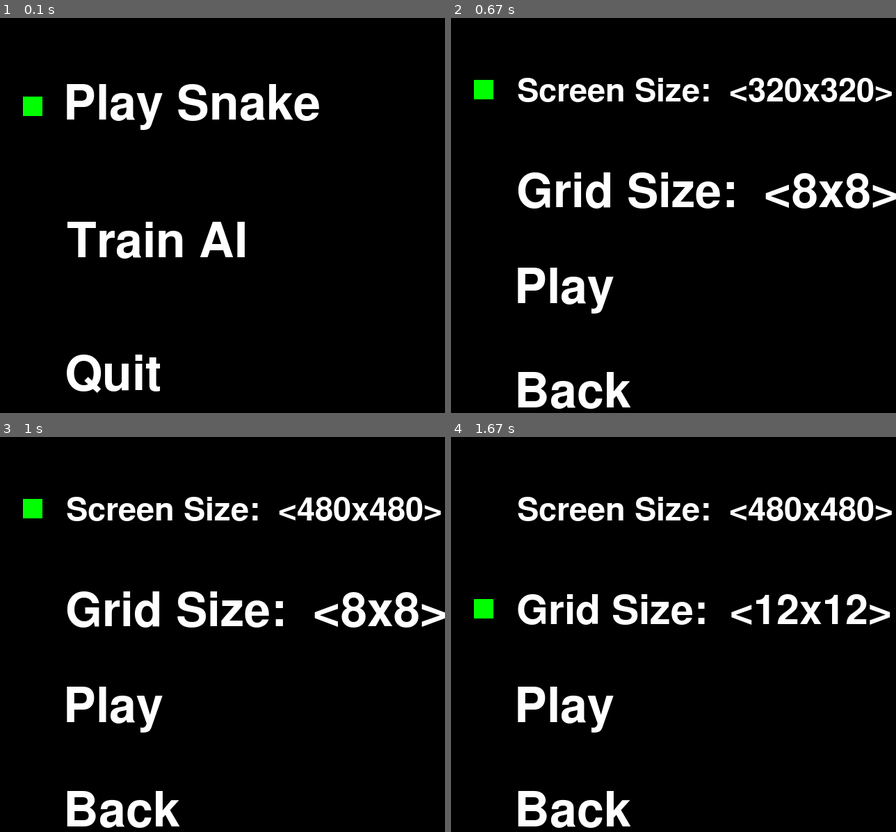
Above: before the commit, frames 1-4 (two rows, left to right).
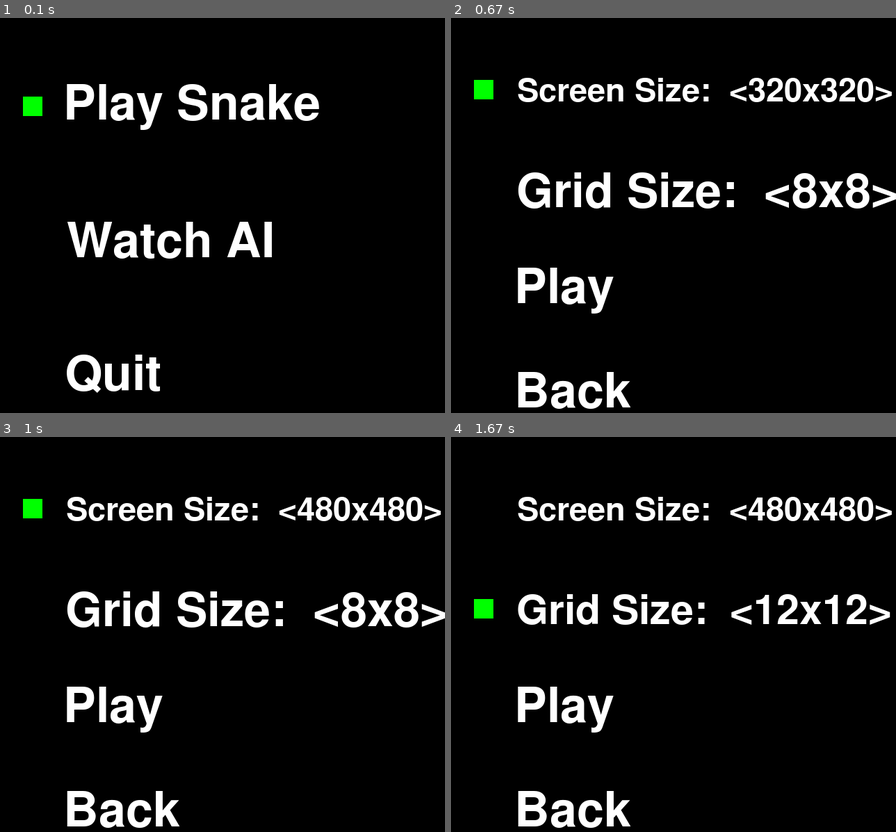
Above: after the commit, the same moments.

Repository: RyanBuck182/SnakeAI
Game: pygame game, started from main.py
The game is run twice, just before and just after one commit, with the same random seed, the same clock (stepped at 60 frames per second) and the same inputs.
Inputs:
- Up to frame 1 (0.1 s): no input
- Up to frame 2 (0.67 s): tap Enter at 0.33 s
- Up to frame 3 (1 s): hold A from 0.67 s (still down); hold Right from 0.67 s (still down)
- Up to frame 4 (1.67 s): release A at 1.13 s; release Right at 1.13 s; tap S at 1.17 s; hold Right from 1.5 s (still down)

The runs differ from the first frame. In frame 1, 1.9% of the frame differs, in the area x 15-62%, y 51-61%; in frame 2, nothing differs; in frame 3, nothing differs; in frame 4, nothing differs.

Commit message:
Move ui to ui module.

Diff:
--- a/main.py
+++ b/main.py
@@ -1,115 +1,13 @@
 import os
 import pygame
-from coordinate import Coordinate
-from rendered_game import RenderedGame
-from game_handler import GameHandler
-from pygame_game_renderer import PygameGameRenderer
-from pygame_game_controller import PygameGameController
-from pygame_menu import PygameMenu
-from selectable_menu_element import SelectableMenuElement
-from optioned_menu_element import OptionedMenuElement, MenuElementOption
-
-DEFAULT_SCREEN_DIMENSIONS = Coordinate(640, 640)
-SCREEN_DIMENSION_OPTIONS = [
-    MenuElementOption('320x320', Coordinate(320, 320)),
-    MenuElementOption('480x480', Coordinate(480, 480)),
-    MenuElementOption('640x640', Coordinate(640, 640)),
-    MenuElementOption('800x800', Coordinate(800, 800)),
-    MenuElementOption('960x960', Coordinate(960, 960)),
-]
-GRID_DIMENSION_OPTIONS = [
-    MenuElementOption('8x8', Coordinate(8, 8)),
-    MenuElementOption('12x12', Coordinate(12, 12)),
-    MenuElementOption('16x16', Coordinate(16, 16)),
-    MenuElementOption('24x24', Coordinate(24, 24)),
-    MenuElementOption('32x32', Coordinate(32, 32)),
-    MenuElementOption('48x48', Coordinate(48, 48)),
-    MenuElementOption('64x64', Coordinate(64, 64)),
-    MenuElementOption('96x96', Coordinate(96, 96)),
-    MenuElementOption('128x128', Coordinate(128, 128))
-]
-
-pygame.init()
-pygame.display.set_caption("Snake")
-screen = pygame.display.set_mode(tuple(DEFAULT_SCREEN_DIMENSIONS))
-
-def main_menu():
-    menu = PygameMenu(screen)
-    menu.add_element(SelectableMenuElement("Play Snake", on_select=pre_game_menu))
-    menu.add_element(SelectableMenuElement("Train AI", on_select=lambda: None))
-    menu.add_element(SelectableMenuElement("Quit", on_select=pygame.quit))
-
-    selection = None
-    while selection is None:
-        screen.fill((0, 0, 0))
-        menu.draw()
-        for event in pygame.event.get():
-            if event.type == pygame.QUIT:
-                selection = 2
-            elif event.type == pygame.KEYDOWN:
-                match event.key:
-                    case pygame.K_w | pygame.K_UP:
-                        menu.selection_up()
-                    case pygame.K_s | pygame.K_DOWN:
-                        menu.selection_down()
-                    case pygame.K_RETURN:
-                        selection = menu.selection
-
-    menu.select_element(selection)
-
-def pre_game_menu():
-    menu = PygameMenu(screen)
-    menu.add_element(OptionedMenuElement("Screen Size", SCREEN_DIMENSION_OPTIONS, on_select=menu.selection_down))
-    menu.add_element(OptionedMenuElement("Grid Size", GRID_DIMENSION_OPTIONS, on_select=menu.selection_down))
-
-    def select_play():
-        play_manual(menu.selectable_elements[0].get_selected_value(), menu.selectable_elements[1].get_selected_value())
-    menu.add_element(SelectableMenuElement("Play", on_select=select_play))
-    menu.add_element(SelectableMenuElement("Back", on_select=main_menu))
-
-    selection_complete = False
-    while not selection_complete:
-        screen.fill((0, 0, 0))
-        menu.draw()
-        for event in pygame.event.get():
-            if event.type == pygame.QUIT:
-                pygame.quit()
-                selection_complete = True
-            elif event.type == pygame.KEYDOWN:
-                match event.key:
-                    case pygame.K_w | pygame.K_UP:
-                        menu.selection_up()
-                    case pygame.K_s | pygame.K_DOWN:
-                        menu.selection_down()
-                    case pygame.K_d | pygame.K_RIGHT:
-                        menu.selection_right()
-                    case pygame.K_a | pygame.K_LEFT:
-                        menu.selection_left()
-                    case pygame.K_RETURN:
-                        menu.select_current()
-                        if menu.selection in [3, 4]:
-                            selection_complete = True
-
-def play_manual(screen_dimensions: Coordinate, grid_dimensions: Coordinate):
-    player_start_pos = Coordinate(0, 0)
-    player_start_length = 4
-    handler = GameHandler(grid_dimensions, player_start_pos, player_start_length)
-
-    global screen
-    screen = pygame.display.set_mode(tuple(screen_dimensions))
-    renderer = PygameGameRenderer(screen)
-
-    controller = PygameGameController()
-
-    game = RenderedGame(handler, controller, renderer)
-    score = game.run()
-    print(score)
-
-    screen = pygame.display.set_mode(tuple(DEFAULT_SCREEN_DIMENSIONS))
-    main_menu()
+from ui import main_menu
 
 
 if __name__ == '__main__':
     os.environ['SDL_VIDEO_WINDOW_POS'] = 'center'
 
-    main_menu()
+    next_ui = main_menu
+    while next_ui is not None:
+        next_ui = next_ui()
+
+    pygame.quit()
--- a/menu.py
+++ b/menu.py
@@ -1,3 +1,4 @@
+from typing import Optional, Callable
 from menu_element import MenuElement
 from selectable_menu_element import SelectableMenuElement
 from optioned_menu_element import OptionedMenuElement
@@ -20,13 +21,13 @@
         if isinstance(element, SelectableMenuElement):
             self.selectable_elements.append(element)
 
-    def select_current(self):
-        self.select_element(self.selection)
+    def select_current(self) -> Optional[Callable]:
+        return self.select_element(self.selection)
 
-    def select_element(self, selection: int):
+    def select_element(self, selection: int) -> Optional[Callable]:
         if len(self.selectable_elements) < selection + 1:
             raise "ERROR: Cannot select option that does not exist"
-        self.selectable_elements[selection].select()
+        return self.selectable_elements[selection].select()
 
     def selection_up(self):
         self.selection = max(self.selection - 1, 0)
@@ -42,5 +43,5 @@
         if isinstance(self.selectable_elements[self.selection], OptionedMenuElement):
             self.selectable_elements[self.selection].right()
 
-    def draw(self):
+    def load(self) -> Optional[Callable]:
         pass
--- a/pygame_menu.py
+++ b/pygame_menu.py
@@ -1,4 +1,5 @@
 from math import ceil, floor
+from typing import Optional, Callable
 import pygame
 import pygame.freetype
 from coordinate import Coordinate
@@ -13,6 +14,7 @@
     TOP_MARGIN = 0.05
     BOTTOM_MARGIN = 0.05
     LEFT_MARGIN = 0.15
+    BACKGROUND_COLOR = (0, 0, 0)
 
     def __init__(self, screen: pygame.Surface | pygame.SurfaceType):
         super().__init__()
@@ -41,6 +43,8 @@
                        self.TEXT_COLOR)
 
     def draw(self):
+        self.screen.fill(self.BACKGROUND_COLOR)
+
         left_start = ceil(self.screen_dimensions.x * self.LEFT_MARGIN)
         top_start = ceil(self.screen_dimensions.y * self.TOP_MARGIN)
         bottom_end = floor(self.screen_dimensions.y * (1 - self.BOTTOM_MARGIN))
@@ -80,3 +84,28 @@
             top_start += option_height
 
         pygame.display.update()
+
+    def load(self) -> Optional[Callable]:
+        next_ui = None
+        selection_complete = False
+        while not selection_complete:
+            self.draw()
+            for event in pygame.event.get():
+                if event.type == pygame.QUIT:
+                    next_ui = None
+                    selection_complete = True
+                elif event.type == pygame.KEYDOWN:
+                    match event.key:
+                        case pygame.K_w | pygame.K_UP:
+                            self.selection_up()
+                        case pygame.K_s | pygame.K_DOWN:
+                            self.selection_down()
+                        case pygame.K_d | pygame.K_RIGHT:
+                            self.selection_right()
+                        case pygame.K_a | pygame.K_LEFT:
+                            self.selection_left()
+                        case pygame.K_RETURN:
+                            next_ui = self.select_current()
+                            if next_ui is not None:
+                                selection_complete = True
+        return next_ui
--- /dev/null
+++ b/ui.py
@@ -0,0 +1,88 @@
+from typing import Callable
+import pygame
+from coordinate import Coordinate
+from rendered_game import RenderedGame
+from game_handler import GameHandler
+from pygame_game_renderer import PygameGameRenderer
+from pygame_game_controller import PygameGameController
+from pygame_menu import PygameMenu
+from selectable_menu_element import SelectableMenuElement
+from optioned_menu_element import OptionedMenuElement, MenuElementOption
+
+DEFAULT_SCREEN_DIMENSIONS = Coordinate(640, 640)
+SCREEN_DIMENSION_OPTIONS = [
+    MenuElementOption('320x320', Coordinate(320, 320)),
+    MenuElementOption('480x480', Coordinate(480, 480)),
+    MenuElementOption('640x640', Coordinate(640, 640)),
+    MenuElementOption('800x800', Coordinate(800, 800)),
+    MenuElementOption('960x960', Coordinate(960, 960)),
+]
+GRID_DIMENSION_OPTIONS = [
+    MenuElementOption('8x8', Coordinate(8, 8)),
+    MenuElementOption('12x12', Coordinate(12, 12)),
+    MenuElementOption('16x16', Coordinate(16, 16)),
+    MenuElementOption('24x24', Coordinate(24, 24)),
+    MenuElementOption('32x32', Coordinate(32, 32)),
+    MenuElementOption('48x48', Coordinate(48, 48)),
+    MenuElementOption('64x64', Coordinate(64, 64)),
+    MenuElementOption('96x96', Coordinate(96, 96)),
+    MenuElementOption('128x128', Coordinate(128, 128))
+]
+
+pygame.init()
+pygame.display.set_caption("Snake")
+screen = pygame.display.set_mode(tuple(DEFAULT_SCREEN_DIMENSIONS))
+
+
+def QUIT_GAME_FROM_UI():
+    return None
+
+
+def main_menu() -> Callable:
+    menu = PygameMenu(screen)
+
+    play_snake = SelectableMenuElement("Play Snake", on_select=lambda: pre_game_menu)
+    watch_ai = SelectableMenuElement("Watch AI", on_select=lambda: QUIT_GAME_FROM_UI)
+    quit_game = SelectableMenuElement("Quit", on_select=lambda: QUIT_GAME_FROM_UI)
+
+    menu.add_element(play_snake)
+    menu.add_element(watch_ai)
+    menu.add_element(quit_game)
+
+    return menu.load()
+
+
+def pre_game_menu() -> Callable:
+    menu = PygameMenu(screen)
+
+    screen_size = OptionedMenuElement("Screen Size", SCREEN_DIMENSION_OPTIONS, on_select=menu.selection_down)
+    grid_size = OptionedMenuElement("Grid Size", GRID_DIMENSION_OPTIONS, on_select=menu.selection_down)
+    play = SelectableMenuElement("Play", on_select=lambda: lambda: play_manual(screen_size.get_selected_value(),
+                                                                               grid_size.get_selected_value()))
+    back = SelectableMenuElement("Back", on_select=lambda: main_menu)
+
+    menu.add_element(screen_size)
+    menu.add_element(grid_size)
+    menu.add_element(play)
+    menu.add_element(back)
+
+    return menu.load()
+
+
+def play_manual(screen_dimensions: Coordinate, grid_dimensions: Coordinate) -> Callable:
+    player_start_pos = Coordinate(0, 0)
+    player_start_length = 4
+    handler = GameHandler(grid_dimensions, player_start_pos, player_start_length)
+
+    global screen
+    screen = pygame.display.set_mode(tuple(screen_dimensions))
+    renderer = PygameGameRenderer(screen)
+
+    controller = PygameGameController()
+
+    game = RenderedGame(handler, controller, renderer)
+    score = game.run()
+    print(score)
+
+    screen = pygame.display.set_mode(tuple(DEFAULT_SCREEN_DIMENSIONS))
+    return main_menu
